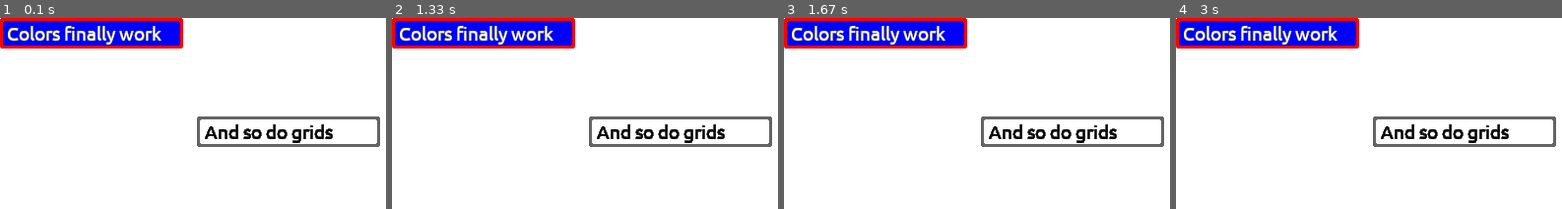
Above: before the commit, frames 1-4 (left to right).
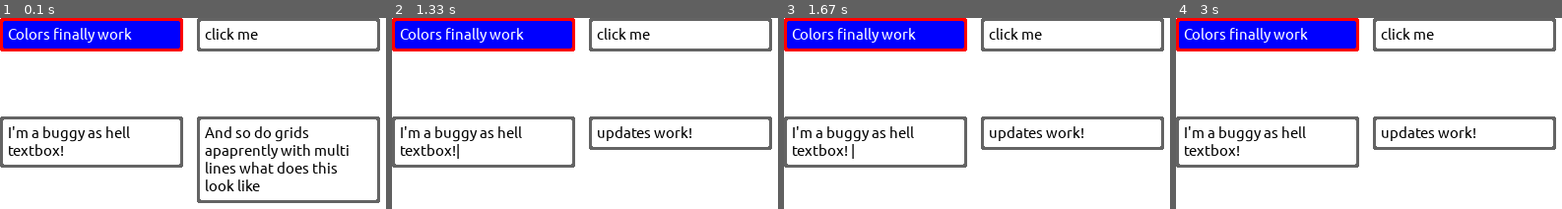
Above: after the commit, the same moments.

Repository: Camleaf/ICS3U
Game: pygame game, started from U3/lib/pymenu/pymenutest.py
The game is run twice, just before and just after one commit, with the same random seed, the same clock (stepped at 60 frames per second) and the same inputs.
Inputs (mouse positions are in pixels of both pictures, inside the frame that each line leads up to):
- Up to frame 1 (0.1 s): no input
- Up to frame 2 (1.33 s): click (689, 67) at 0.38 s; tap Enter at 0.67 s; click (465, 155) at 1.05 s
- Up to frame 3 (1.67 s): tap Space at 1.33 s
- Up to frame 4 (3 s): tap Enter at 1.67 s; click (1361, 147) at 2.55 s; click (1307, 86) at 2.88 s

The runs differ from the first frame. In frame 1, 13% of the frame differs, in the area x 0-99%, y 0-97%; in frame 2, 11%; in frame 3, 11%; in frame 4, 11%.

Commit message:
Switch to pygame-ce and use multiline text function to fix text

Diff:
--- a/U3/lib/pymenu/pymenu.py
+++ b/U3/lib/pymenu/pymenu.py
@@ -6,7 +6,6 @@
 - Pygame >= 2.2.6
 """
 import pygame as pg
-import pygame.freetype as ft
 from typing import NewType
 from collections import defaultdict
 from typing import Any
@@ -17,16 +16,20 @@
 WHITE = (255,255,255)
 GRAY = (100,100,100)
 
+class Empty:
+    ...
+
 class Window:
     """Window class. Fix up definition later. will use pack system like tkinters"""
-    def __init__(self, width:int, height:int, transparency_key: tuple[int] = BLACK):
+    def __init__(self, width:int, height:int, transparency_key: tuple[int] = BLACK, bg_color: tuple[int] = WHITE):
 
         self.transparency_key = transparency_key
+        self.bg_color = bg_color
         self.__width = width
         self.__height = height
         self.__surf = pg.Surface([self.__width, self.__height])
         self.__surf.set_colorkey(transparency_key)
-        self.__surf.fill(transparency_key)
+        self.__surf.fill(bg_color)
 
         self.__collidables: dict[objectID, pg.Rect] = defaultdict()
         self.__objects: dict[objectID, __Object] = defaultdict()
@@ -54,7 +57,7 @@
             else:
                 self.__collidables[ID] = object._image.get_rect()
                 self.__collidables[ID].topleft = position
-            self.update(ID)
+            self.update_surf(ID)
 
 
 
@@ -75,17 +78,24 @@
         for ID in self.__collidables:
             object = self.__objects[ID]
             collidable = self.__collidables[ID]
+
+            if object.type == "label": continue
+
             if not collidable.collidepoint(position[0],position[1]):
 
-                if object.type == "val": object.activated = False
+                if object.type == "textbox":
+                    object.activated = False
+                    self.update_surf(ID)
 
                 continue
 
             if object.type == "func":
                 self.__objects[ID]._func(*self.__objects[ID]._args)
             elif object.type == "val":
+                self.__objects[ID].activated = True if not self.__objects[ID].activated else False
+            elif object.type == "textbox":
                 self.__objects[ID].activated = True
-            self.update(ID)
+            self.update_surf(ID)
 
 
 
@@ -94,17 +104,57 @@
 
         for ID in self.__objects:
             object = self.__objects[ID]
-            if object.type == "func": continue
+            if object.type != "textbox": continue
 
             if not object.activated: continue
-
-            self.__objects[ID].text += key
-            self.update(ID)
-
-    def update(self, ID):
+            if key == "\x08":
+                self.__objects[ID].text = self.__objects[ID].text[:-1]
+            elif key == "\r":
+                self.__objects[ID].activated = False
+            else:
+                self.__objects[ID].text += key
+            self.update_surf(ID)
+
+    def update_surf(self, ID):
         collidable = self.__collidables[ID]
+        pg.draw.rect(self.__surf, self.bg_color, collidable)
         self.__objects[ID].render()
         self.__surf.blit(self.__objects[ID]._image,collidable.topleft)
+
+
+    def update_stat(self,ID,activated:bool=None,text:str=None, command=None, args:tuple[Any]=None, image_path:str=None):
+        """A function to update all default values that can be stored in Object class. For use by user"""
+        if activated is not None:
+            self.__objects[ID].activated = activated
+        if text is not None:
+            self.__objects[ID].text = text
+        if command is not None:
+            if not callable(command):
+                raise Exception(f"Value {command} is not a callable method. Try removing the brackets from the passed function")
+            self.__objects[ID]._func = command
+        if args is not None:
+            self.__objects[ID]._args = args
+
+        if image_path is not None:
+            if '/' in image_path and '\\' in image_path:
+                raise Exception(f"Image path {image_path} contains both types of slashes")
+            if  '/' in image_path:
+                image_path.split('/')
+            elif '\\' in image_path:
+                image_path.split('\\')
+            self.__objects[ID].image_path = __os.path.join(*image_path)
+
+    def return_state(self, ID:str):
+        """Returns the default state vars of the object with a given ID"""
+        state_export = Empty()
+        object = self.__objects[ID]
+        state_export.activated = object.activated
+        state_export.text = object.text
+        state_export.command = object._func
+        state_export.args = object._args
+        state_export.image_path = object.image_path
+        return state_export
+
 
     def surface(self):
         return self.__surf
@@ -148,52 +198,40 @@
         return "grid"
 
 _default_font_filepath = __os.path.join(f"{__os.getcwd()}","gameFont.ttf")
-def _create_multiline_text(window:Window, text:str, padding=10, font_file:str=_default_font_filepath, size=20, width=100, color: tuple[int]=BLACK) -> pg.SurfaceType:
-    if not ft.get_init():
-        ft.init()
+
+def _splice(word,font,width,padding,current_width,word_width,size,lines,current_line):
+    for i in range(len(word)-1,0,-1): # iterate over the length of the word to see the best fit for splicing the string
+        temp_width = font.get_rect(word[0:i+1], rotation=0, size=size).width
+        if temp_width > width-padding*2: continue
+        if current_width + temp_width <= width-padding*2:
+            lines[current_line].append(word[0:i+1] + ' ')
+            word = word[i:]
+            if font.get_rect(word, rotation=0, size=size).width > width-padding*2:
+                lines.append([])
+                current_line += 1
+                current_width = 0
+                return _splice(word,font,width,padding,current_width,word_width,size,lines,current_line)
+            break
+    return [lines,current_line,current_width, word]
+
+def _create_multiline_text(window:Window, text:str, padding=10, font_file:str=_default_font_filepath, size=20, width=100, color: tuple[int]=BLACK, error:str='throw') -> pg.SurfaceType:
+    """Handles creating pygame text objects automatically using pg.freetype"""
     # this won't run very much so the overhead can be greater
-    font = ft.Font(font_file,size=size, resolution=90)
-    lines = [[]]
-    current_width = 0
-    current_line = 0
-    # handle multiline generation
-    for word in text.split(' '):
-        word_width = font.get_rect(word, rotation=0, size=size).width
-
-
-        if current_width + word_width > width-padding*2:
-            if word_width > width - padding*2:
-                raise Exception(f"Word {word} greater pixel length ({word_width}) than width ({width})")
-            current_line += 1
-            lines.append([word])
-            current_width = word_width
-            continue
-
-
-        lines[current_line].append(word)
-        current_width += word_width
-
-    # create the surface
-    surf = pg.Surface([width,len(lines)*size+size])
-    surf.set_colorkey(window.transparency_key)
-    surf.fill(window.transparency_key)
-    for index, line in enumerate(lines):
-        text = font.render(' '.join(line),color,size=size)
-        print(text)
-        surf.blit(text[0], (0,index*size))
-
+    font = pg.font.Font(font_file,size=size)
+    surf = font.render(text,True, color, wraplength=width- padding*2)
     return surf
 
 class __Object:
     """Default object class which all sub-objects like buttons inherit from"""
 
-    def __init__(self, window, value:bool=None, text:str = '', command=None, args:tuple[Any]=None):
+    def __init__(self, window, value:bool=None, text:str = '', command=None, args:tuple[Any]=None, image_path:str = ''):
         self._image = pg.Surface([0,0])
         self.activated = value
         self._func = command
         self._args = args
         self.text = text
         self.window:Window = window
+        self.image_path = image_path
 
         if value is not None and command is not None:
             raise Exception("Objects can not be defined with both a value and a command")
@@ -239,7 +277,6 @@
     """A label class meant for storing multiline text inheriting from __Object"""
     def __init__(self, window, text:str = '', width:int=100, text_padding:int=8, text_size:int=20, border_width:int=3, corner_radius:int=5, background_color: tuple[int] = WHITE, text_color: tuple[int] = BLACK, border_color:tuple[int] = GRAY):
         super().__init__(window, value=None, text=text, command=None, args=None)
-        print(background_color)
         self.width = width
         self.text_padding = text_padding
         self.border_width = border_width
@@ -253,11 +290,11 @@
     def render(self):
         self.text_surf = _create_multiline_text(self.window, padding=self.text_padding, text=self.text, size=self.text_size, width=self.width, color=self.text_color)
         # image is absed around self.text_surf plus the text padding needed for the border
-        self._image = pg.Surface([self.width+self.text_padding*2,self.text_surf.get_rect().height+self.text_padding*2-self.text_size])
+        self._image = pg.Surface([self.width+self.text_padding*2,self.text_surf.get_rect().height+self.text_padding*2])
         self._image.set_colorkey(self.window.transparency_key)
         self._image.fill(self.window.transparency_key)
 
-        text_surf_height = self.text_surf.get_rect().height - self.text_size
+        text_surf_height = self.text_surf.get_rect().height
         pg.draw.rect( # make one slightly bigger
             self._image, self.border_color,
             (0,0,self.width+self.text_padding*2,text_surf_height+self.text_padding*2),
@@ -274,10 +311,55 @@
         return "label"
 
 
-
-
-
-
+class Button(Label):
+    # inherits from label for styling options but also contains command
+    def __init__(self, window, text:str = '', command=None, args:tuple[Any]=None, width:int=100, text_padding:int=8, text_size:int=20, border_width:int=3, corner_radius:int=5, background_color: tuple[int] = WHITE, text_color: tuple[int] = BLACK, border_color:tuple[int] = GRAY):
+        super().__init__(window, text, width, text_padding, text_size, border_width, corner_radius, background_color, text_color, border_color)
+        self.activated = False
+        self._func = command
+        self._args = args
+        self.type = "func"
+
+    def __str__(self):
+        return "button"
+
+
+class TextBox(__Object):
+    def __init__(self, window, text:str = '', width:int=100, text_padding:int=8, text_size:int=20, border_width:int=3, corner_radius:int=5, background_color: tuple[int] = WHITE, text_color: tuple[int] = BLACK, border_color:tuple[int] = GRAY):
+        super().__init__(window, value=False, text=text, command=None, args=None)
+        self.width = width
+        self.text_padding = text_padding
+        self.border_width = border_width
+        self.corner_radius = corner_radius
+        self.background_color = background_color
+        self.text_color = text_color
+        self.border_color = border_color
+        self.text_size = text_size
+        self.type = "textbox"
+
+    def render(self):
+        self.text_surf = _create_multiline_text(self.window, padding=self.text_padding, text=self.text+'|' if self.activated else self.text, size=self.text_size, width=self.width, color=self.text_color, error="cut")
+
+        # image is absed around self.text_surf plus the text padding needed for the border
+        self._image = pg.Surface([self.width+self.text_padding*2,self.text_surf.get_rect().height+self.text_padding*2])
+        self._image.set_colorkey(self.window.transparency_key)
+        self._image.fill(self.window.transparency_key)
+
+        text_surf_height = self.text_surf.get_rect().height
+        pg.draw.rect( # make one slightly bigger
+            self._image, self.border_color,
+            (0,0,self.width+self.text_padding*2,text_surf_height+self.text_padding*2),
+            border_radius=self.corner_radius
+        )
+        pg.draw.rect(
+            self._image, self.background_color,
+            (self.border_width, self.border_width, self.width+self.text_padding*2-self.border_width*2,text_surf_height+self.text_padding*2-self.border_width*2),
+            border_radius = self.corner_radius
+        )
+        self._image.blit(self.text_surf, (self.text_padding,self.text_padding))
+
+    def __str__(self):
+        return "textbox"
 
 
 if __name__ == "__main__":
--- a/U3/lib/pymenu/pymenutest.py
+++ b/U3/lib/pymenu/pymenutest.py
@@ -13,12 +13,30 @@
 BLUE = (0, 0, 255)
 RED = (255, 0, 0)
 
+switch = ["updates work!", "And so do grids"]
+idx = 0
+def button_test(an_arg, otherID):
+    global idx
+    print(an_arg)
+    window.update_stat(otherID, text=switch[idx])
+    window.update_surf(otherID)
+    idx = 1 if idx == 0 else 0
+
+
+
 grid = mu.Grid(2,2,200,100)
 label = mu.Label(window, "Colors finally work", width=170, text_size=15, border_width=3, corner_radius=2, border_color=RED, background_color=BLUE, text_color=WHITE)
 grid.pack(label, 0, 0, 1, "testlabel")
 
-label = mu.Label(window, "And so do grids", width=170, text_size=15, border_width=3, corner_radius=2)
+label = mu.Label(window, "And so do grids apaprently with multi lines what does this look like", width=170, text_size=15, border_width=3, corner_radius=2)
 grid.pack(label, 1, 1, 1, "testlabel1")
+
+button = mu.Button(window, text="click me", command=button_test, args=("The function works!", "testlabel1"), width=170, text_size=15, border_width=3, corner_radius=2)
+grid.pack(button, 0, 1, 1, "testbutton")
+
+textbox = mu.TextBox(window, "I'm a buggy as hell textbox!", width=170, text_size=15, border_width=3, corner_radius=2)
+grid.pack(textbox, 1,0,1, "textbox")
+
 
 window.pack(grid, (0,0))
 
@@ -27,6 +45,16 @@
         if event.type == QUIT:
             pg.quit()
             sys.exit()
+        if event.type == pg.MOUSEBUTTONDOWN:
+            window.mouseInteraction(pg.mouse.get_pos())
+        if event.type == pg.KEYDOWN:
+            key = event.dict['unicode']
+            print(event.dict)
+            if key.lower() in 'abcdefghijklmnopqrstuvwxyz1234567890!@#$%^&*()-_=+|?/~.,<>;: \\\'\"' or key in ["\x08","\r", "\t"]:
+                window.keyboardInteraction(key)
+
+
+
     display.fill(WHITE)
     display.blit(window.surface(), (0,0))
     pg.display.update()
Not shown, changed: U3/requirements.txt
Not shown, changed: U3/sources.md
